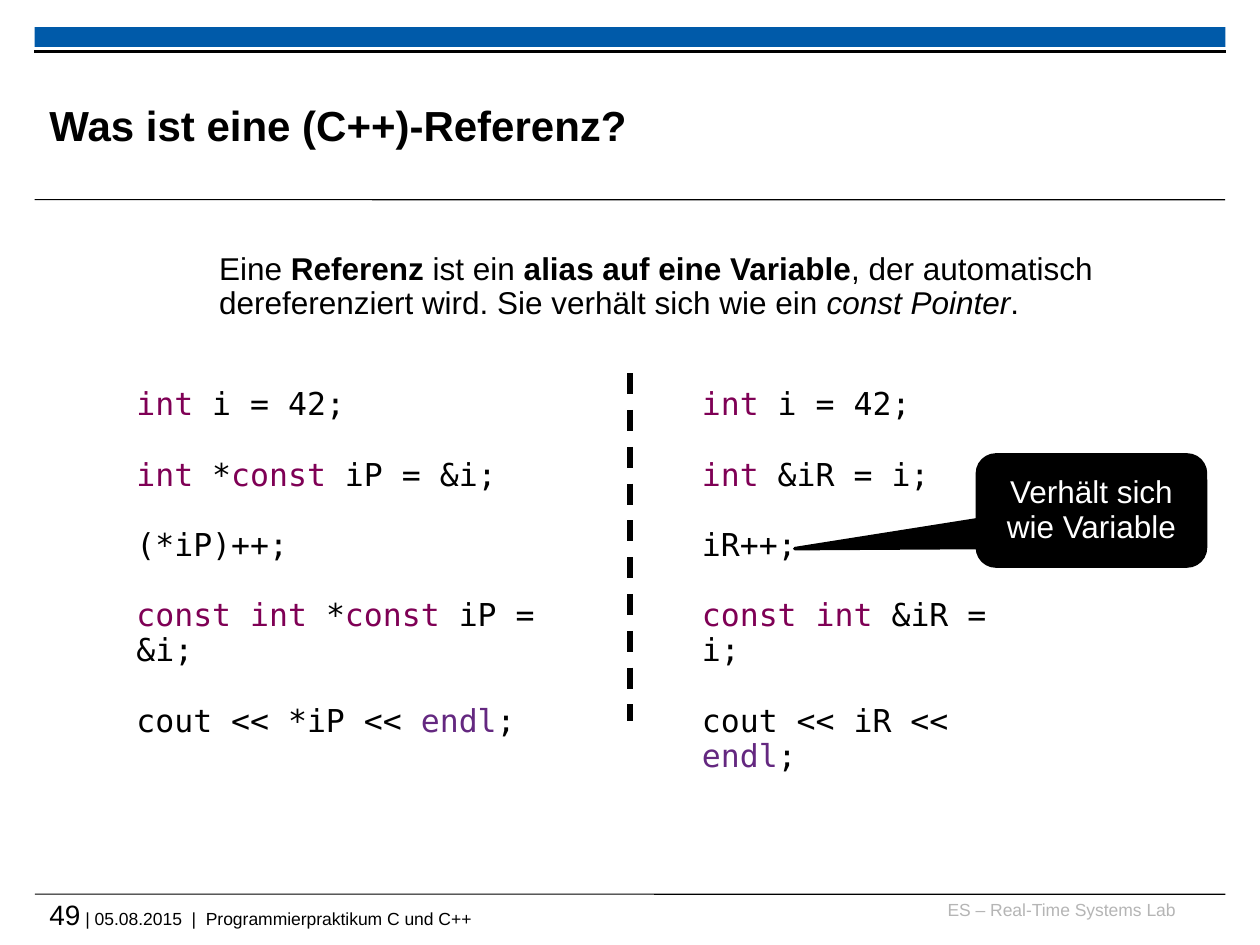
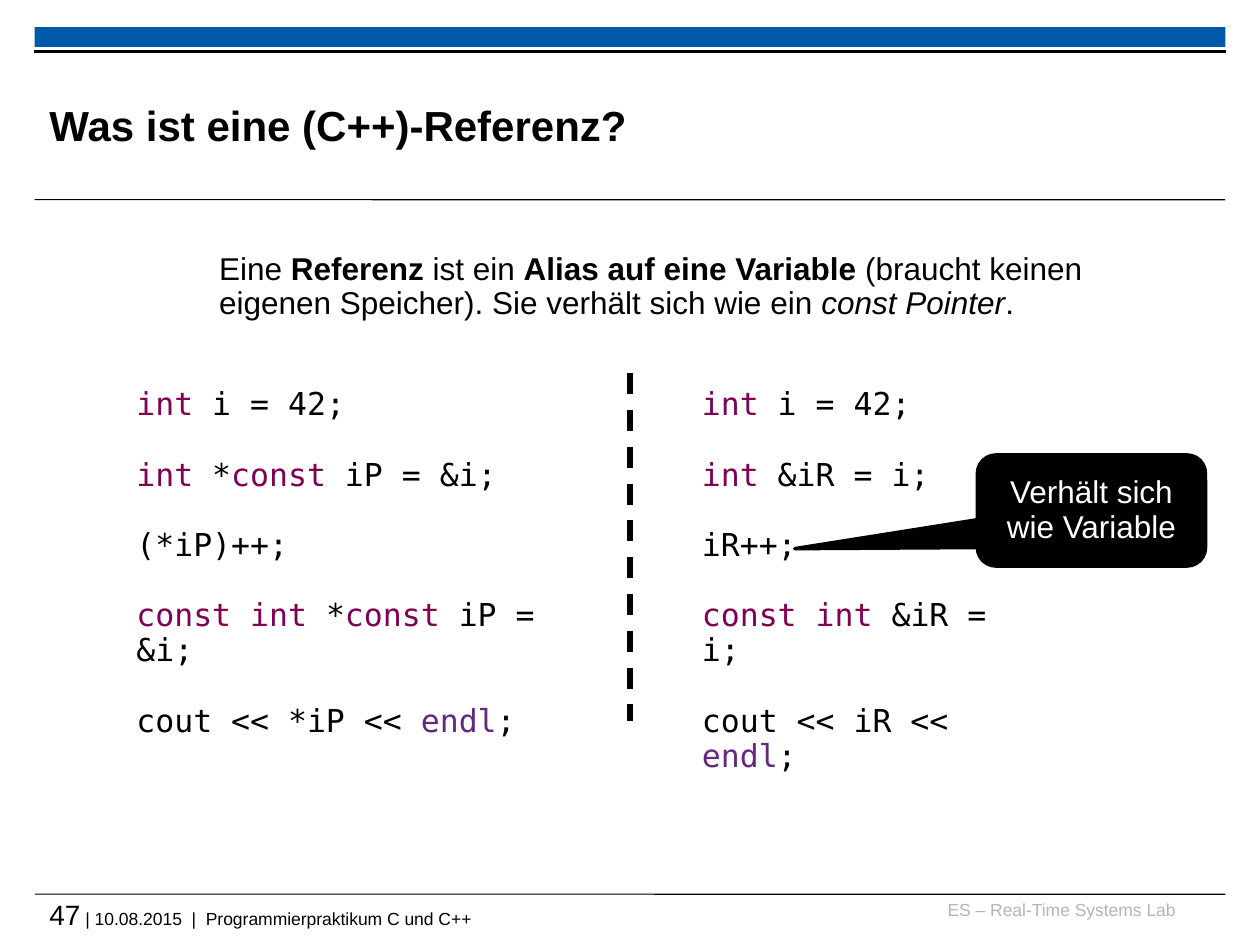
Before and after one commit to h82k/tud-cppp, a slide deck: slide 47 of vorlesung/cppp_lecture.pptx (slide 49 before the commit). Drawn at 1260x945 pixels with LibreOffice and Linux fonts; fonts in the diff are those of the drawing; background and template pictures are left out. Boxes give left, top, right and bottom in pixels: in the first picture for what was removed or moved away, otherwise in the second. Text is boxed around its words. In the diff, an @@ line names an element or a change of style, - is before the commit and + after.

```diff
--- a/vorlesung/cppp_lecture.pptx
+++ b/vorlesung/cppp_lecture.pptx
@@ text at [219, 257, 1082, 320]: text changed @@
-  Eine Referenz ist ein alias auf eine Variable, der automatisch dereferenziert wird. Sie verhält sich wie ein const Pointer.
+  Eine Referenz ist ein Alias auf eine Variable (braucht keinen eigenen Speicher). Sie verhält sich wie ein const Pointer.
@@ text at [49, 905, 471, 929]: text changed @@
-49 | 05.08.2015 | Programmierpraktikum C und C++
+47 | 10.08.2015 | Programmierpraktikum C und C++
```
Also in this commit, not shown: 70 other slides changed, 1 slide added, 1 slide removed, 1 other file.
